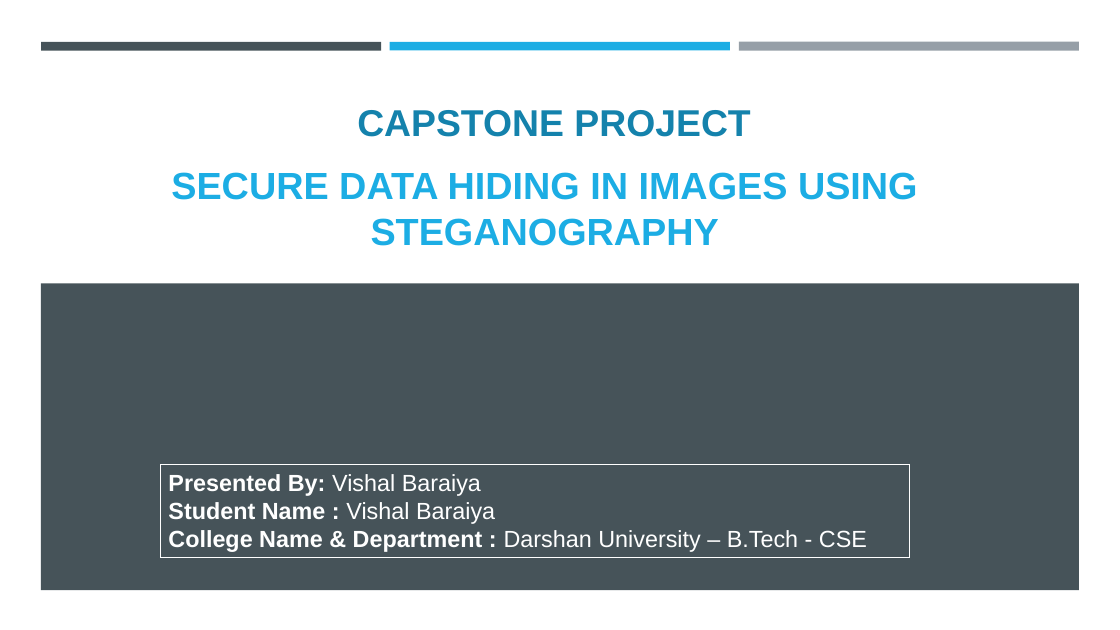
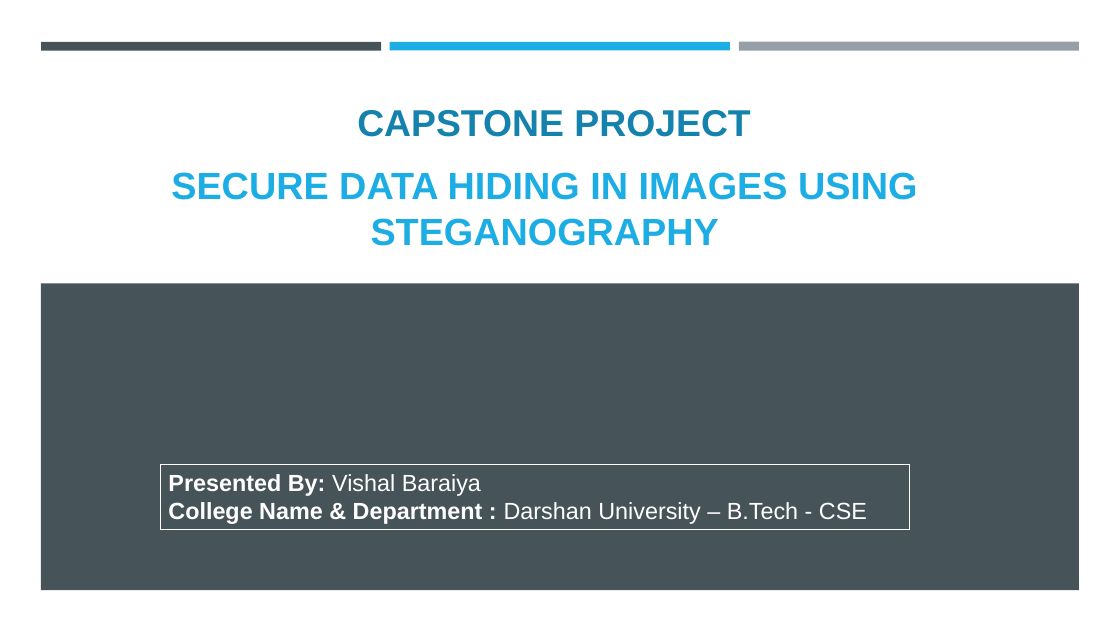
Before and after one commit to mr-baraiya/Steganography-Project, a slide deck: slide 1 of Stenography-Project-PPT.pptx. Drawn at 1120x630 pixels with LibreOffice and Linux fonts; fonts in the diff are those of the drawing; background and template pictures are left out. Boxes give left, top, right and bottom in pixels: in the first picture for what was removed or moved away, otherwise in the second. Text is boxed around its words. In the diff, an @@ line names an element or a change of style, - is before the commit and + after.

```diff
--- a/Stenography-Project-PPT.pptx
+++ b/Stenography-Project-PPT.pptx
@@ rectangle "Presented By: Vishal Baraiya": place and size @@
-rectangle "Presented By: Vishal Baraiya" at [160,465,911,558]
+rectangle "Presented By: Vishal Baraiya" at [160,465,911,529]
@@ text in rectangle at [168,502,495,524]: paragraph removed @@
-Student Name : Vishal Baraiya
```
Also in this commit, not shown: 1 other slide changed, 1 other file.
